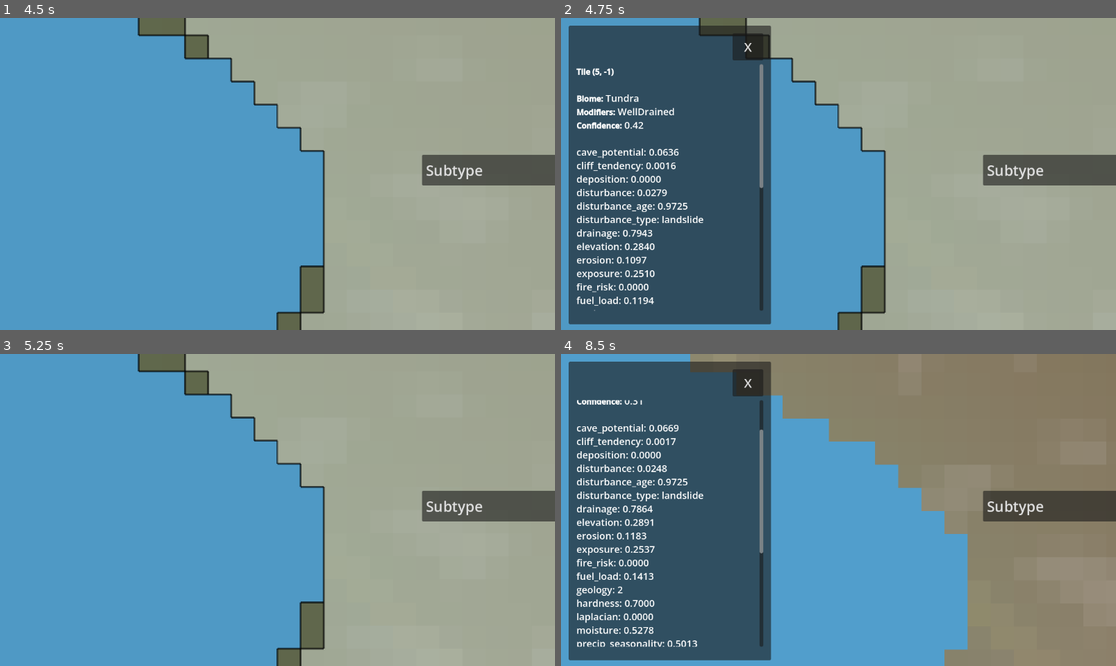
Above: before the commit, frames 1-4 (two rows, left to right).
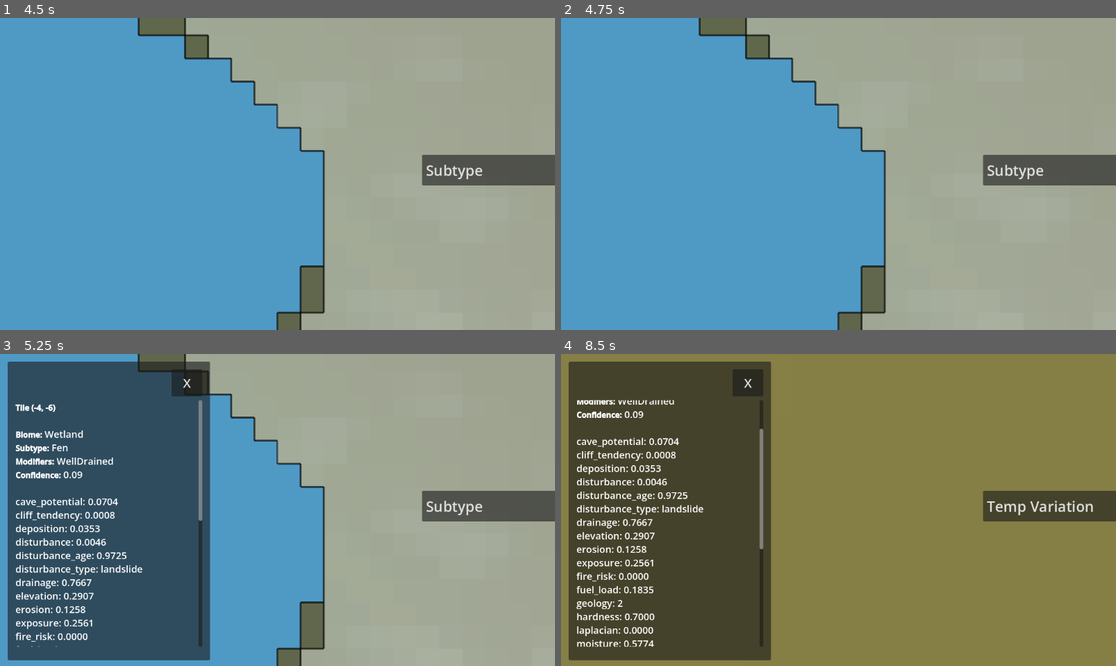
Above: after the commit, the same moments.

Repository: joahreason/explore
Game: Godot game, scene res://world.tscn
The game is run twice, just before and just after one commit, with the same random seed, the same clock (stepped at 60 frames per second) and the same inputs.
Inputs (mouse positions are in pixels of both pictures, inside the frame that each line leads up to):
- Up to frame 1 (4.5 s): click "Material" at 0.5 s; click "Material" at 1.25 s; click "Subtype" at 2 s; click "Subtype" at 2.75 s; click "Subtype" at 3.5 s; tap Enter at 4.25 s; move the mouse to (399, 158) at 4.27 s; tap B at 4.35 s; click (399, 158) at 4.42 s
- Up to frame 2 (4.75 s): no input
- Up to frame 3 (5.25 s): click (188, 382) at 5 s, where only the run before the commit has a clickable "X"
- Up to frame 4 (8.5 s): tap Space at 5.75, 7.25 s; drag from (727, 525) to (810, 572) at 5.77 s; tap Enter at 6.5, 8 s; move the mouse to (894, 441) at 6.52 s; tap B at 6.6, 8.1 s; click (894, 441) at 6.67 s; drag from (672, 522) to (672, 463) at 7.27 s; move the mouse to (1005, 556) at 8.02 s; click (1005, 556) at 8.17 s

Frame 1 is identical in both runs. In frame 2, 35% of the frame differs, in the area x 1-38%, y 2-99%; in frame 3, 35%; in frame 4, 95%, in the area x 0-100%, y 0-100%.

Commit message:
Fix touch not working on UI Controls at all (dropdown, buttons, scroll)
Root cause: project.godot had pointing/emulate_mouse_from_touch=false
(set when touch support was first added, to avoid double-panning the
camera - see below). With that off, touch never generates the mouse
events Controls rely on for _gui_input, so the dropdown, buttons, and
the inspector's scrollbar/touch-scroll couldn't respond to touch at
all - not a camera_rig bug, an input-routing dead end.

Flipping it to true fixes those, but reintroduces the double-pan risk
it was originally disabled for: a one-finger drag on the map now
arrives as both a raw touch stream and a parallel synthetic-mouse
stream. camera_rig now ignores the synthetic mouse press whenever a
raw touch gesture is already being tracked in _touches, so only one
stream drives the camera. Also made _is_over_ui() catch the dropdown's
open popup list directly (checked via OptionButton.get_popup().visible,
since the popup lives outside ui_root's children and can render
anywhere on screen) rather than relying only on position + hover state.

Verified headlessly: UI presses still fully ignored, a plain desktop
mouse-drag still pans normally, and a touch-drag plus its synthetic
mouse mirror only pans the camera once (not double).

Co-Authored-By: Claude Sonnet 5 <noreply@anthropic.com>
Claude-Session: https://claude.ai/code/session_01FGRKBehJuHB2bSj53HPTpB

Diff:
--- a/project.godot
+++ b/project.godot
@@ -26,7 +26,7 @@
 
 [input_devices]
 
-pointing/emulate_mouse_from_touch=false
+pointing/emulate_mouse_from_touch=true
 
 [physics]
 
--- a/scripts/camera_rig.gd
+++ b/scripts/camera_rig.gd
@@ -20,6 +20,13 @@
 ## this node's _unhandled_input as an unclaimed touch, corrupting pan/pinch
 ## state and firing a spurious tile-click under the UI. See world.tscn
 ## (ui_root_path wired to "../UI").
+##
+## project.godot has emulate_mouse_from_touch=true (needed so Controls like
+## the dropdown/buttons/scrollbar respond to touch at all) - that means a
+## touch on the open map ALSO arrives here as a parallel synthetic mouse
+## press/motion/release. _handle_mouse_button ignores that mirror whenever a
+## raw touch gesture is already being tracked in _touches, so a one-finger
+## drag doesn't pan the camera twice (once per event stream).
 @export var ui_root_path: NodePath
 
 ## Below this much on-screen movement between press and release, a left
@@ -35,7 +42,6 @@
 @onready var _ui_root: Node = get_node(ui_root_path) if ui_root_path != NodePath() else null
 
 var _dragging: bool = false
-var _press_over_ui: bool = false
 var _press_position: Vector2 = Vector2.ZERO
 var _touches: Dictionary = {}   # touch index -> last Vector2 position
 var _touch_press_positions: Dictionary = {}  # touch index -> Vector2 at press
@@ -54,16 +60,22 @@
 		_handle_touch_drag(event)
 
 
-## True if a currently-hovered Control claims this point (catches the
-## dropdown's open popup list, which lives outside _ui_root's children), or
-## if it falls inside one of _ui_root's own Control children (catches
-## everything else, whether or not GUI hover happens to be tracking it).
+## True if a currently-hovered Control claims this point (best-effort - GUI
+## hover tracking from touch isn't guaranteed to have updated yet by the
+## time the parallel raw touch event reaches here), or if it falls inside
+## one of _ui_root's own Control children, or if any dropdown's popup list
+## is currently open (that popup lives outside _ui_root's children and can
+## render anywhere on screen, so its open/closed state - not screen_pos -
+## is what decides it: this makes the whole gesture that opened it, and any
+## gesture while it stays open, unconditionally "over UI").
 func _is_over_ui(screen_pos: Vector2) -> bool:
 	if get_viewport().gui_get_hovered_control() != null:
 		return true
 	if _ui_root == null:
 		return false
 	for child in _ui_root.get_children():
+		if child is OptionButton and child.get_popup().visible:
+			return true
 		if child is Control and child.visible and child.get_global_rect().has_point(screen_pos):
 			return true
 	return false
@@ -72,16 +84,14 @@
 func _handle_mouse_button(event: InputEventMouseButton) -> void:
 	if event.button_index == MOUSE_BUTTON_LEFT:
 		if event.pressed:
-			_press_over_ui = _is_over_ui(event.position)
-			if _press_over_ui:
+			# Ignore both a press over UI (see _is_over_ui) and the
+			# touch-emulated mirror of a raw touch gesture _handle_touch is
+			# already tracking (see the emulate_mouse_from_touch note above).
+			if _is_over_ui(event.position) or not _touches.is_empty():
 				return
 			_dragging = true
 			_press_position = event.position
-		else:
-			var was_over_ui := _press_over_ui
-			_press_over_ui = false
-			if was_over_ui:
-				return
+		elif _dragging:
 			_dragging = false
 			if event.position.distance_to(_press_position) < CLICK_DRAG_THRESHOLD:
 				clicked.emit(get_global_mouse_position())
@@ -151,7 +161,6 @@
 func _notification(what: int) -> void:
 	if what == NOTIFICATION_APPLICATION_FOCUS_OUT:
 		_dragging = false
-		_press_over_ui = false
 		_touches.clear()
 		_touch_press_positions.clear()
 		_touch_over_ui.clear()
